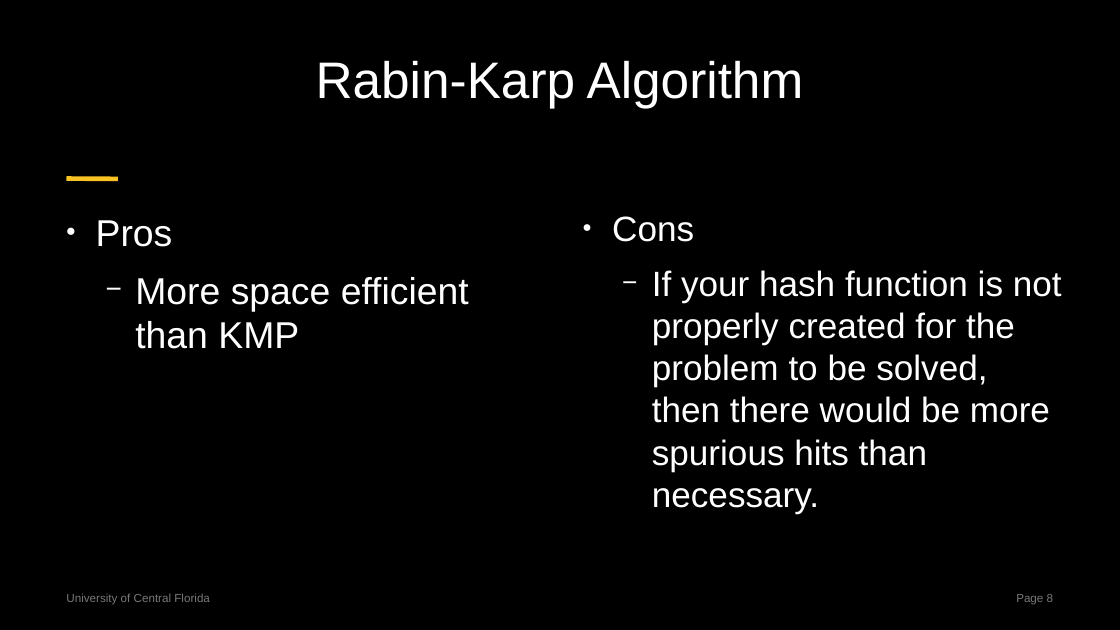
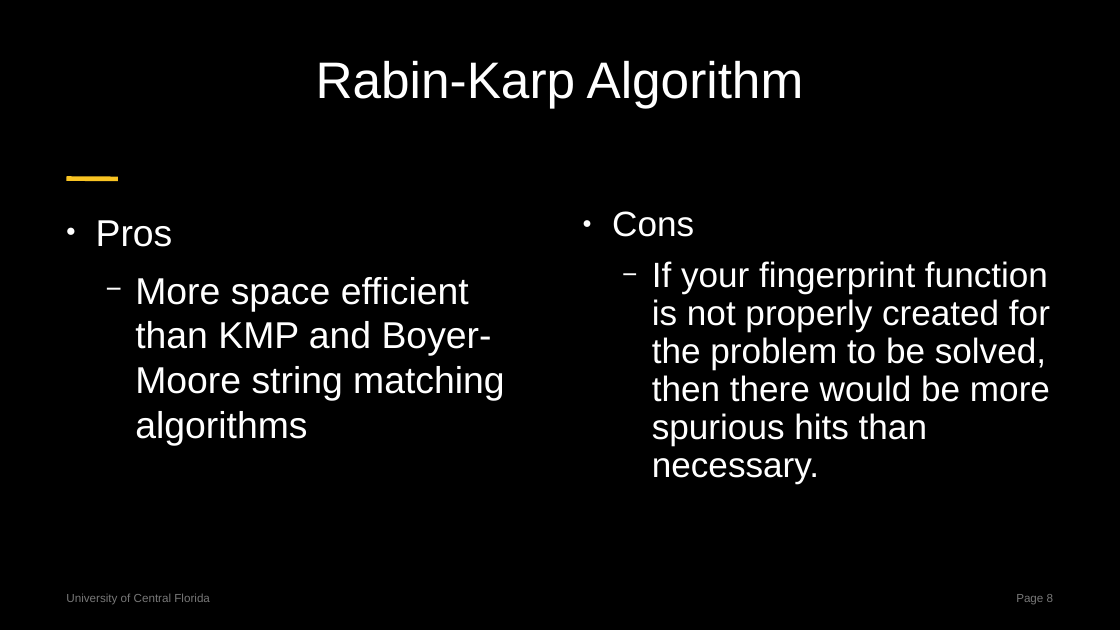
Before and after one commit to centuryhopper/Fall2022CourseContents, a slide deck: slide 8 of CAP6515/paper_presentation_files/rabin-karp-presentation.pptx. Drawn at 1120x630 pixels with LibreOffice and Linux fonts; fonts in the diff are those of the drawing. Boxes give left, top, right and bottom in pixels: in the first picture for what was removed or moved away, otherwise in the second. Text is boxed around its words. In the diff, an @@ line names an element or a change of style, - is before the commit and + after.

```diff
--- a/CAP6515/paper_presentation_files/rabin-karp-presentation.pptx
+++ b/CAP6515/paper_presentation_files/rabin-karp-presentation.pptx
@@ text at [612, 211, 694, 237]: line spacing 1 to 0.9 @@
@@ text at [652, 261, 1050, 483]: text changed @@
-  − If your hash function is not properly created for the problem to be solved, then there would be more spurious hits than necessary.
+  − If your fingerprint function is not properly created for the problem to be solved, then there would be more spurious hits than necessary.
@@ text at [135, 277, 505, 446]: text changed @@
-  − More space efficient than KMP
+  − More space efficient than KMP and Boyer-Moore string matching algorithms
```
Also in this commit, not shown: 8 other slides changed, 2 slides added, 6 slides removed, 2 other files.
